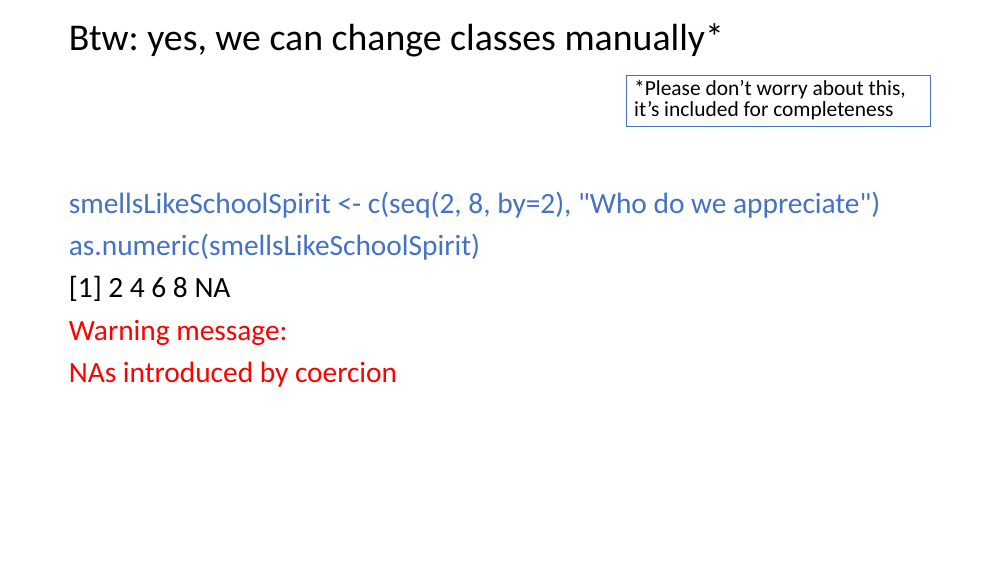
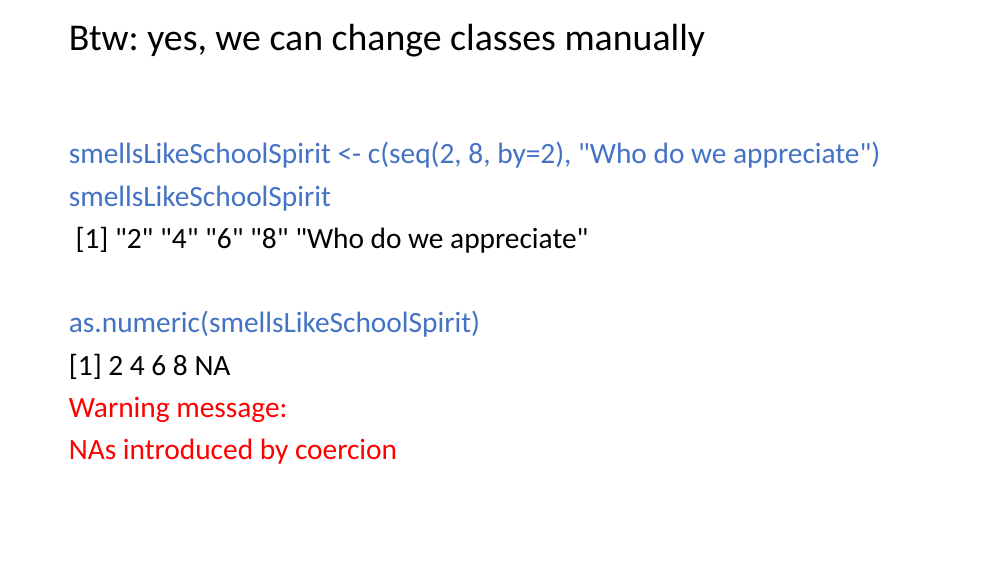
Before and after one commit to justinpriest/ADFG_R_Intro_Workshop, a slide deck: slide 28 of presentations/3 - Programming Basics 1 - Poke the Box.pptx. Drawn at 1008x567 pixels with LibreOffice and Linux fonts; fonts in the diff are those of the drawing. Boxes give left, top, right and bottom in pixels: in the first picture for what was removed or moved away, otherwise in the second. Text is boxed around its words. In the diff, an @@ line names an element or a change of style, - is before the commit and + after.

```diff
--- a/presentations/3 - Programming Basics 1 - Poke the Box.pptx
+++ b/presentations/3 - Programming Basics 1 - Poke the Box.pptx
@@ title at box(69, 23, 705, 57): text changed @@
-Btw: yes, we can change classes manually*
+Btw: yes, we can change classes manually
@@ rectangle removed at box(627, 76, 931, 126) @@
-*Please don’t worry about this, it’s included for completeness
@@ text "smellsLikeSchoolSpirit <- c(seq(2, 8, by=2), ...": place and size @@
-text "smellsLikeSchoolSpirit <- c(seq(2, 8, by=2), ..." at box(69, 191, 880, 387)
+text "smellsLikeSchoolSpirit <- c(seq(2, 8, by=2), ..." at box(69, 141, 880, 464)
@@ text at box(69, 185, 588, 253): paragraphs added @@
+smellsLikeSchoolSpirit
+[1] "2" "4" "6" "8" "Who do we appreciate"
```
Also in this commit, not shown: 14 other slides changed, 4 slides added, 2 slides removed, 3 other files.
